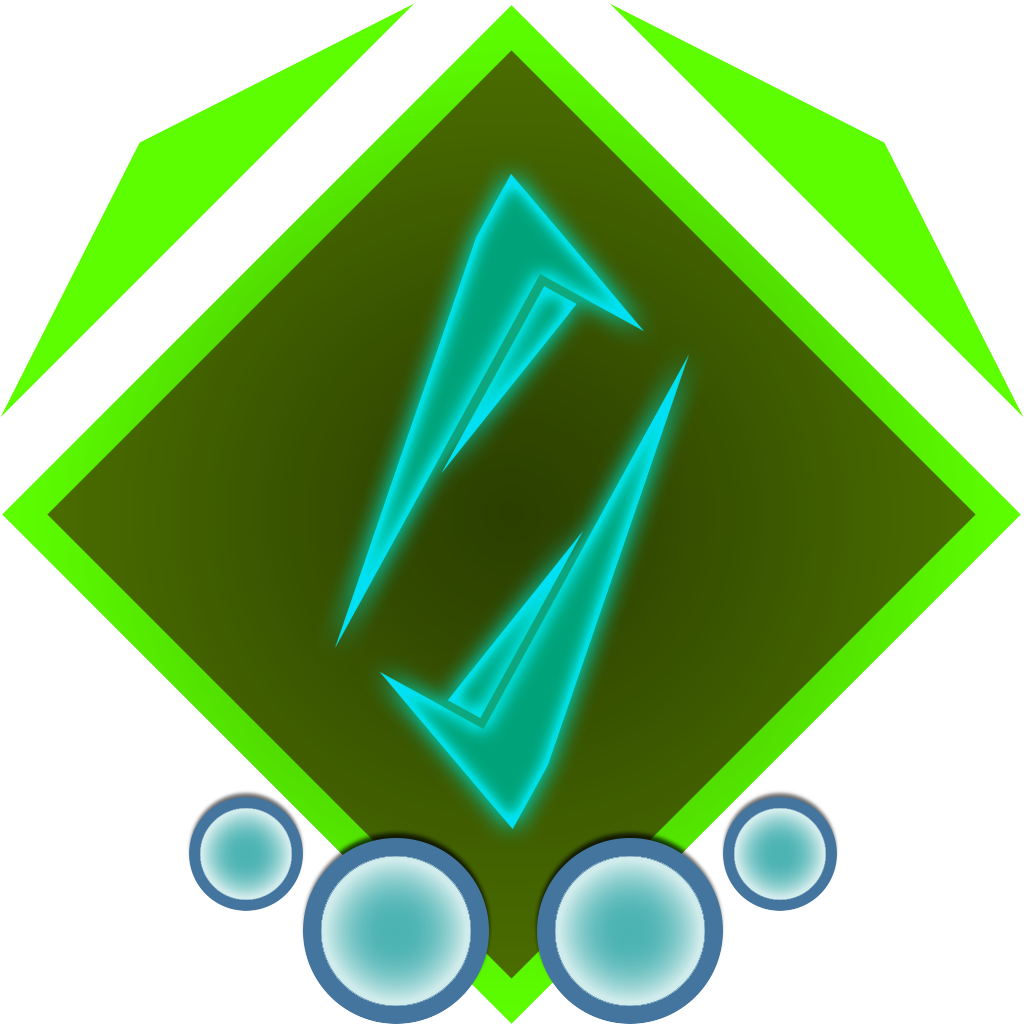
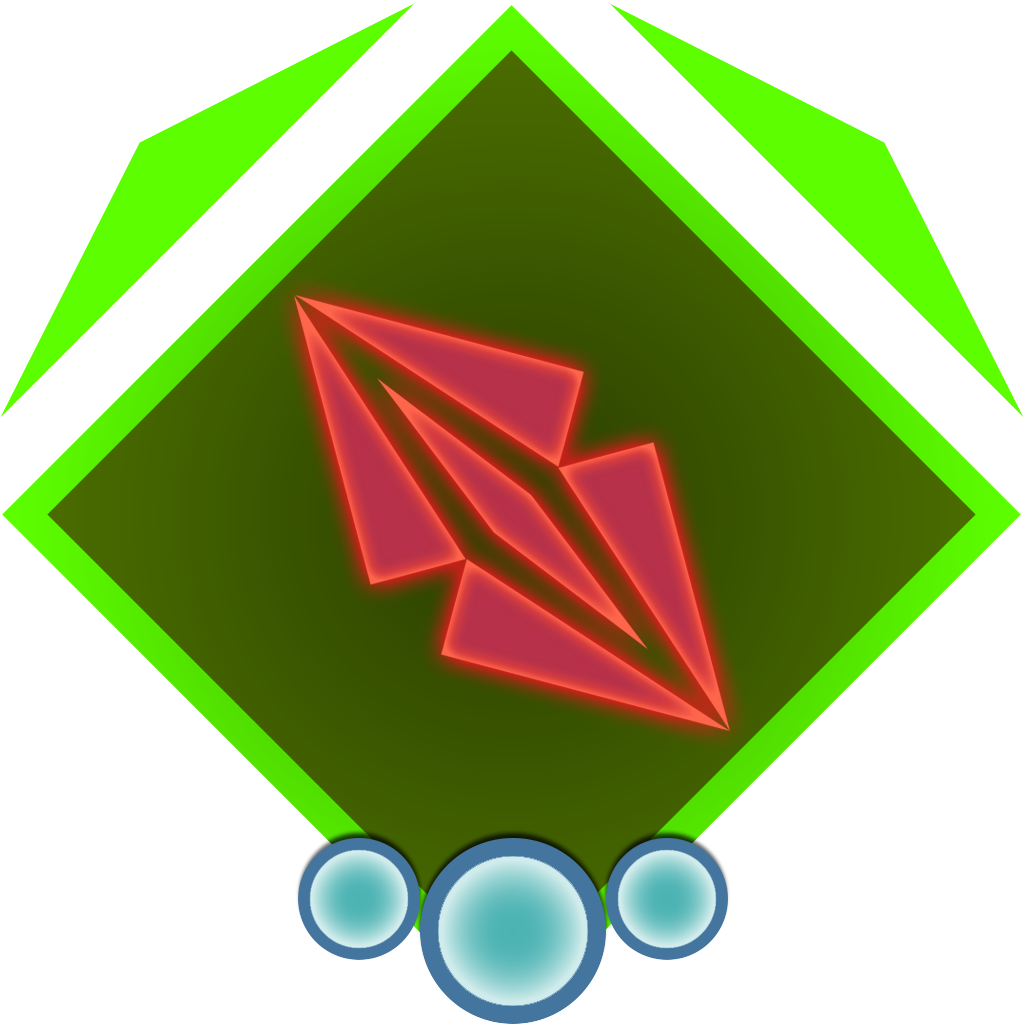
Two versions of the same layered image (1024x1024). Layer-by-layer changes:
showed "3 copy" over [294, 829, 732, 1024]
hid "4 copy" over [187, 788, 839, 1024]
hid "Aquamarine" over [314, 156, 710, 850]
added layer "Ruby" in group "Aleian" over [275, 273, 749, 753]